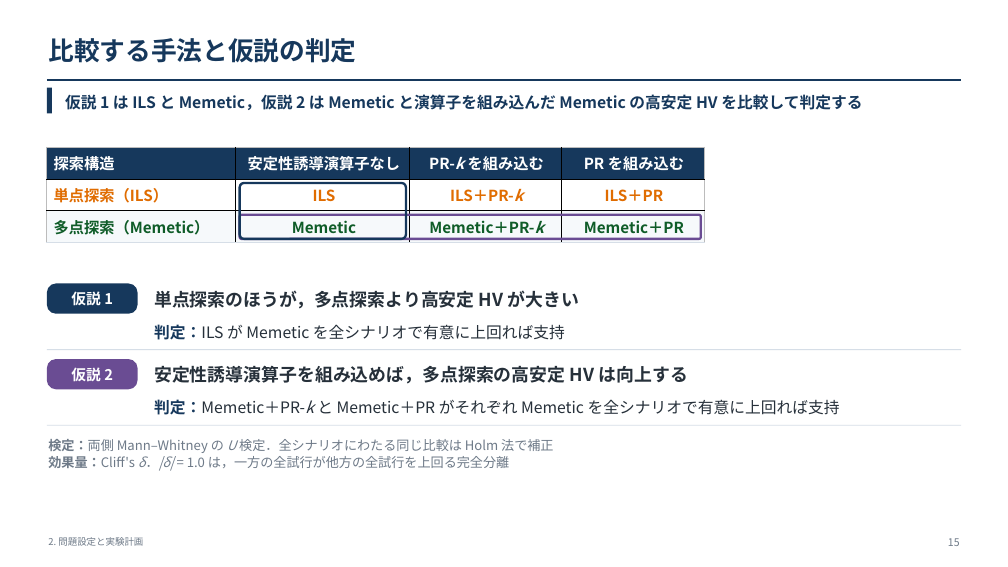
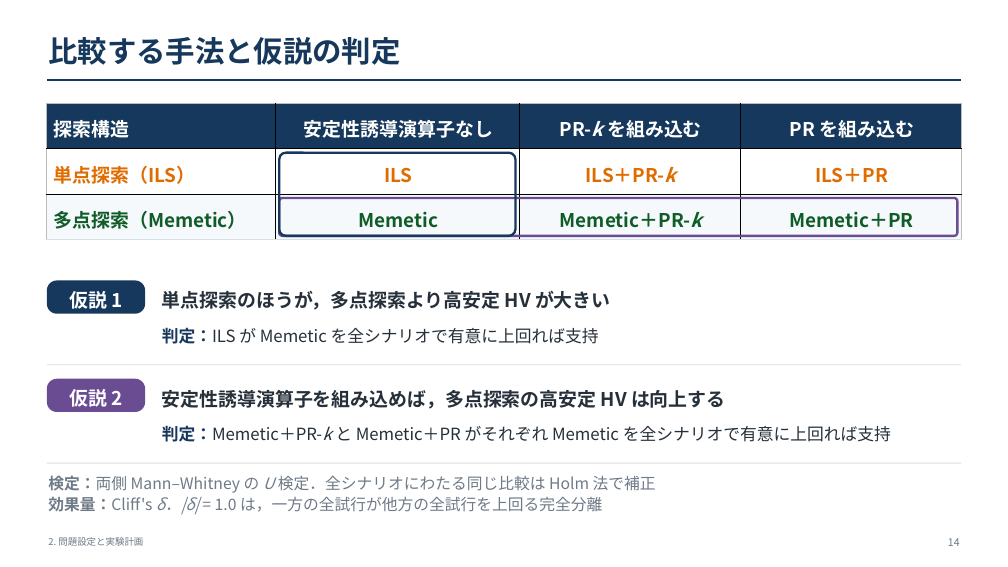
Before and after one commit to kitotakumi/stability_scheduling, a slide deck: slide 14 of doc/presentation_materials/JIMA2026fall_発表.pptx (slide 15 before the commit). Drawn at 1008x567 pixels with LibreOffice and Linux fonts; fonts in the diff are those of the drawing. Boxes give left, top, right and bottom in pixels: in the first picture for what was removed or moved away, otherwise in the second. Text is boxed around its words. In the diff, an @@ line names an element or a change of style, - is before the commit and + after.

```diff
--- a/doc/presentation_materials/JIMA2026fall_発表.pptx
+++ b/doc/presentation_materials/JIMA2026fall_発表.pptx
@@ text "比較する手法と仮説の判定" at (x1=48, y1=37, x2=400, y2=65): size 24.5 to 28 pt @@
@@ rectangle removed at (x1=47, y1=88, x2=52, y2=113) @@
@@ table at (x1=47, y1=104, x2=960, y2=240) @@
@@ size 14.5 to 18 pt @@
@@ table resized from (x1=47, y1=147, x2=705, y2=243) to (x1=47, y1=104, x2=960, y2=240) @@
@@ text removed at (x1=65, y1=92, x2=862, y2=113) @@
-仮説 1 は ILS と Memetic，仮説 2 は Memetic と演算子を組み込んだ Memetic の高安定 HV を比較して判定する
@@ rounded rectangle resized from (x1=240, y1=183, x2=406, y2=239) to (x1=279, y1=153, x2=515, y2=236) @@
@@ rounded rectangle resized from (x1=240, y1=215, x2=701, y2=239) to (x1=279, y1=198, x2=957, y2=236) @@
@@ rounded rectangle "仮説 1" resized from (x1=47, y1=284, x2=138, y2=314) to (x1=47, y1=281, x2=145, y2=314) @@
@@ rounded rectangle "仮説 1" at (x1=47, y1=281, x2=145, y2=314): size 14 to 18 pt @@
@@ text "単点探索のほうが，多点探索より高安定 HV が大きい" moved from (x1=154, y1=290, x2=579, y2=309) to (x1=162, y1=291, x2=611, y2=310) @@
@@ text "単点探索のほうが，多点探索より高安定 HV が大きい" at (x1=162, y1=291, x2=611, y2=310): size 17 to 18 pt @@
@@ text "判定：ILS が Memetic を全シナリオで有意に上回れば支持" moved from (x1=154, y1=324, x2=565, y2=340) to (x1=162, y1=327, x2=599, y2=344) @@
@@ text "判定：ILS が Memetic を全シナリオで有意に上回れば支持" at (x1=162, y1=327, x2=599, y2=344): size 15 to 16 pt @@
@@ rounded rectangle "仮説 2" at (x1=47, y1=379, x2=145, y2=412): size 14 to 18 pt @@
@@ rounded rectangle "仮説 2" resized from (x1=47, y1=359, x2=138, y2=389) to (x1=47, y1=379, x2=145, y2=412) @@
@@ rectangle moved from (x1=47, y1=349, x2=961, y2=350) to (x1=47, y1=364, x2=961, y2=365) @@
@@ text "安定性誘導演算子を組み込めば，多点探索の高安定 HV は向上する" at (x1=162, y1=390, x2=726, y2=409): size 17 to 18 pt @@
@@ text "安定性誘導演算子を組み込めば，多点探索の高安定 HV は向上する" moved from (x1=154, y1=365, x2=688, y2=384) to (x1=162, y1=390, x2=726, y2=409) @@
@@ text "判定：Memetic＋PR-k と Memetic＋PR がそれぞれ Memetic ..." at (x1=162, y1=425, x2=891, y2=442): size 15 to 16 pt @@
@@ text "判定：Memetic＋PR-k と Memetic＋PR がそれぞれ Memetic ..." moved from (x1=154, y1=399, x2=840, y2=415) to (x1=162, y1=425, x2=891, y2=442) @@
@@ text "検定：両側 Mann–Whitney の U 検定．全シナリオにわたる同じ比較は ..." moved from (x1=48, y1=439, x2=553, y2=471) to (x1=48, y1=475, x2=656, y2=515) @@
@@ text "検定：両側 Mann–Whitney の U 検定．全シナリオにわたる同じ比較は ..." at (x1=48, y1=475, x2=656, y2=515): size 12.5 to 15 pt @@
@@ rectangle moved from (x1=47, y1=425, x2=961, y2=426) to (x1=47, y1=463, x2=961, y2=464) @@
@@ text at (x1=948, y1=538, x2=960, y2=546): text changed @@
-15
+14
```
Also in this commit, not shown: 32 other slides changed, 1 slide removed, 15 other files.
